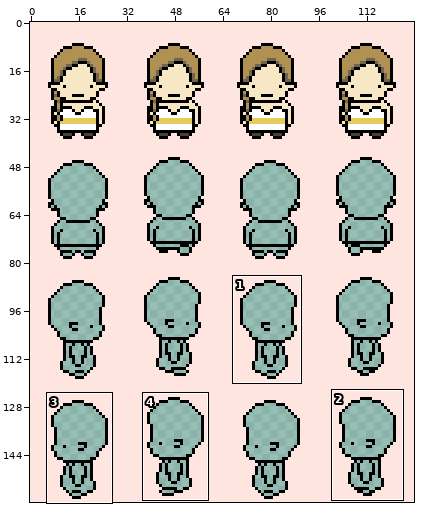
Two versions of one sprite sheet, assets/NPC_sprites/Tamma_CS.png. Above, an overview of the earlier version with the close-up marked.
Close-up. Old version:
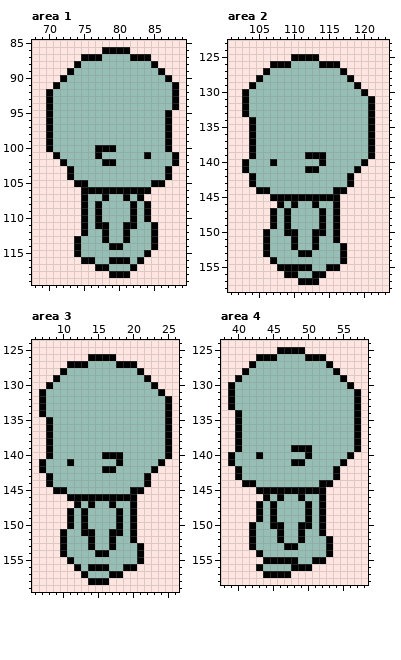
The file is 128x160 pixels. Shown: area 1: x 68..89, y 85..119; area 2: x 101..123, y 123..158; area 3: x 6..26, y 124..159; area 4: x 38..58, y 124..158. The commit also changed other parts of the picture, which this record leaves out.
New version:
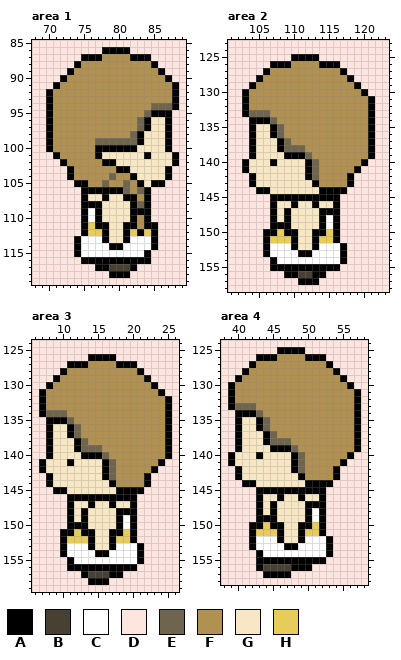
Palette (. is transparent): A #000000  B #474033  C #ffffff  D #ffe5df  E #6f644e  F #b19152  G #f8e7c5  H #e8cc5b
From old to new:
Changed rows in their new state; - is an unchanged pixel.
Area 1:
first column x 71:
 87 -------FFFF------
 88 ----FFFFFFFFFF---
 89 ---FFFFFFFFFFFF--
 90 --FFFFFFFFFFFFFF-
 91 -FFFFFFFFFFFFFFFF
 92 FFFFFFFFFFFFFFFFF
 93 FFFFFFFFFFFFFFFFF
 94 FFFFFFFFFFFFFFEEE
 95 FFFFFFFFFFFFFEAA-
 96 FFFFFFFFFFFFEAGG-
 97 FFFFFFFFFFFFEAGG-
 98 FFFFFFFFFFFEAGGG-
 99 FFFFFFEEEEEEAGGG-
100 FFFFFF---AAAGGGG-
101 -FFFFF-GGGGGG-GGG
102 --FFFFF--GGGGGGGG
103 ---FFFFFFAAGGGGG-
104 ---FFFFFEFFAGGGG-
105 -----FFEFFEFAG---
106 ----------EFE----
107 -----GG-GG-AFA---
108 -----A-GGGG-E----
109 -----C-GGGG-A----
110 -----C-GGGG-F----
111 -----H--GG--FA---
112 -----HH-GG-HAH---
113 ----CCC-GG-CCC---
114 ----CCCC--CCCC---
115 ----CCCCCCCCC----
116 ------AA---A-A---
117 --------BBB------
Area 2:
first column x 104:
126 ------FFFF-------
127 ---FFFFFFFFFF----
128 --FFFFFFFFFFFF---
129 -FFFFFFFFFFFFFF--
130 FFFFFFFFFFFFFFFF-
131 FFFFFFFFFFFFFFFFF
132 FFFFFFFFFFFFFFFFF
133 EEEFFFFFFFFFFFFFF
134 -AAEFFFFFFFFFFFFF
135 -GGAEFFFFFFFFFFFF
136 -GGAEFFFFFFFFFFFF
137 -GGGAEFFFFFFFFFFF
138 -GGGAEEEFFFFFFFFF
139 -GGGGAAAEFFFFFFFF
140 GGG-GGGGAEFFFFFF-
141 GGGGGGGG-EFFFFF--
142 -GGGGGGGAEFFFF---
143 -GGGGGGGGAFFFF---
144 ---GGGGGGGAA-----
146 ---AGG-GG-GG-----
147 ----G-GGGG-A-----
148 ----G-GGGG-C-----
149 ----A-GGGG-C-----
150 ---AH--GG--H-----
151 ---HHH-GG-HH-----
152 ---CCC-GG-CCC----
153 ---CCCC--CCCC----
154 ----CCCCCCCCC----
155 ---A-----AA------
156 -------BB--------
Area 3:
first column x 8:
127 ------FFFF-------
128 ---FFFFFFFFFF----
129 --FFFFFFFFFFFF---
130 -FFFFFFFFFFFFFF--
131 FFFFFFFFFFFFFFFF-
132 FFFFFFFFFFFFFFFFF
133 FFFFFFFFFFFFFFFFF
134 EEEFFFFFFFFFFFFFF
135 -AAEFFFFFFFFFFFFF
136 -GGAEFFFFFFFFFFFF
137 -GGAEFFFFFFFFFFFF
138 -GGGAEFFFFFFFFFFF
139 -GGGAEEEFFFFFFFFF
140 -GGGGAAAEFFFFFFFF
141 GGG-GGGGAEFFFFFF-
142 GGGGGGGG-EFFFFF--
143 -GGGGGGGAEFFFF---
144 -GGGGGGGGAFFFF---
145 ---GGGGGGGAA-----
147 ---AGG-GG-GG-----
148 ----G-GGGG-A-----
149 ----G-GGGG-C-----
150 ----A-GGGG-C-----
151 ---AH--GG--H-----
152 ---HHH-GG-HH-----
153 ---CCC-GG-CCC----
154 ---CCCC--CCCC----
155 ----CCCCCCCCC----
156 ---A-A---AA------
157 ------BBB--------
Area 4:
first column x 40:
126 ------FFFF-------
127 ---FFFFFFFFFF----
128 --FFFFFFFFFFFF---
129 -FFFFFFFFFFFFFF--
130 FFFFFFFFFFFFFFFF-
131 FFFFFFFFFFFFFFFFF
132 FFFFFFFFFFFFFFFFF
133 EEEFFFFFFFFFFFFFF
134 -AAEFFFFFFFFFFFFF
135 -GGAEFFFFFFFFFFFF
136 -GGAEFFFFFFFFFFFF
137 -GGGAEFFFFFFFFFFF
138 -GGGAEEEFFFFFFFFF
139 -GGGGAAAEFFFFFFFF
140 GGG-GGGGAEFFFFFF-
141 GGGGGGGG-EFFFFF--
142 -GGGGGGGAEFFFF---
143 -GGGGGGGGAFFFF---
144 ---GGGGGGGAA-----
146 ---AGG-GG-GG-----
147 ----G-GGGG-A-----
148 ----G-GGGG-C-----
149 ----A-GGGG-C-----
150 ---AH--GG--H-----
151 ---HHH-GG-HH-----
152 ---CCC-GG-CCC----
153 ---CCCC--CCCC----
154 ----CCCCCCCCC----
155 ---A-----AA------
156 ----BBBB---------
